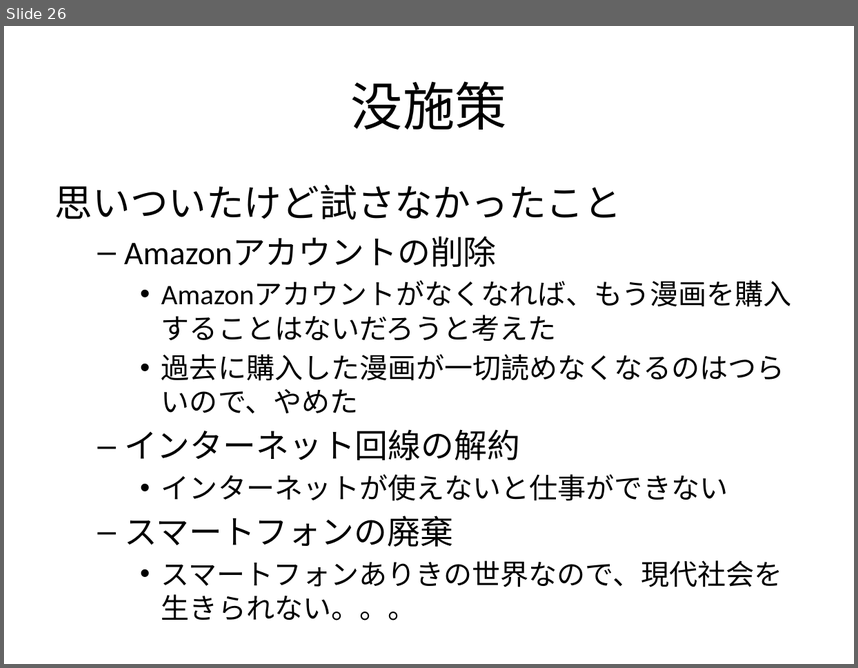
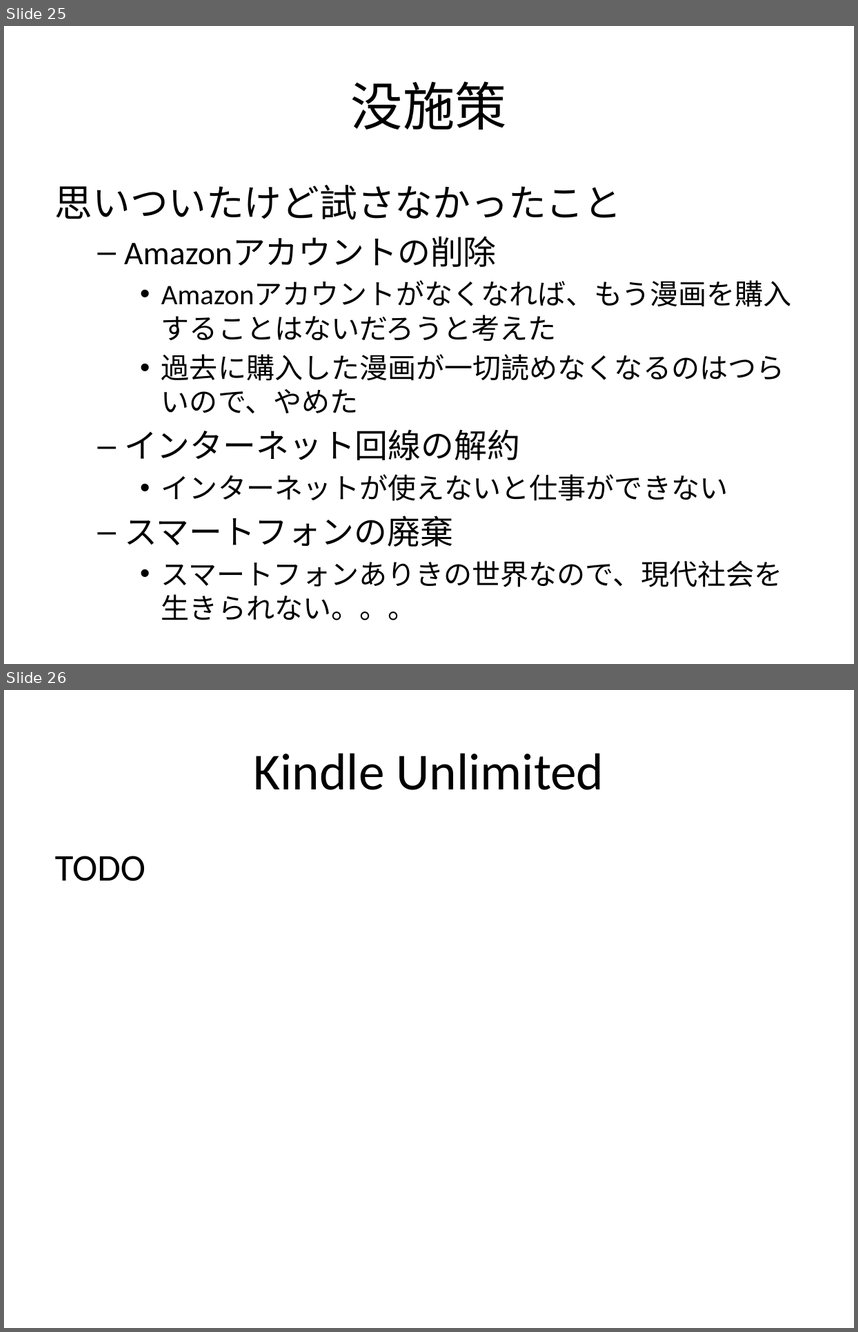
Before and after one commit to yuji38kwmt/ngk2025s-yuji38kwmt-slide, a slide deck: slide.pptx. Shown one above the other, each under a label of ours: slide 26 before the commit, slides 25 and 26 after it. The pictures are 858x668 and 858x1332 pixels, drawn with LibreOffice and Linux fonts; fonts in the diff are those of the drawing. Boxes give left, top, right and bottom in pixels: in the first picture for what was removed or moved away, otherwise in the second. Text is boxed around its words. In the diff, an @@ line names an element or a change of style, - is before the commit and + after.

```diff
--- a/slide.pptx
+++ b/slide.pptx
@@ slide 26 added at bbox=[4, 690, 854, 1328], background #FFFFFF @@
@@ title added at bbox=[253, 753, 604, 790], 44 pt, text #000000 @@
+Kindle Unlimited
@@ text added at bbox=[55, 856, 145, 881], 32 pt, text #000000 @@
+TODO
@@ what was slide 26 is now slide 25 @@
```
Also in this commit, not shown: 2 slides changed, 2 slides removed, 1 other file.
